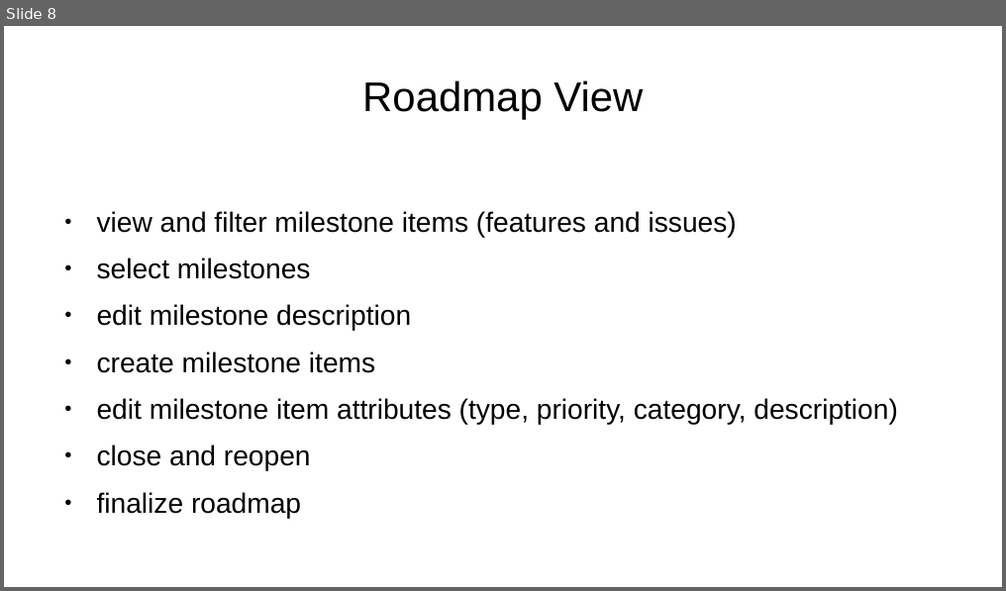
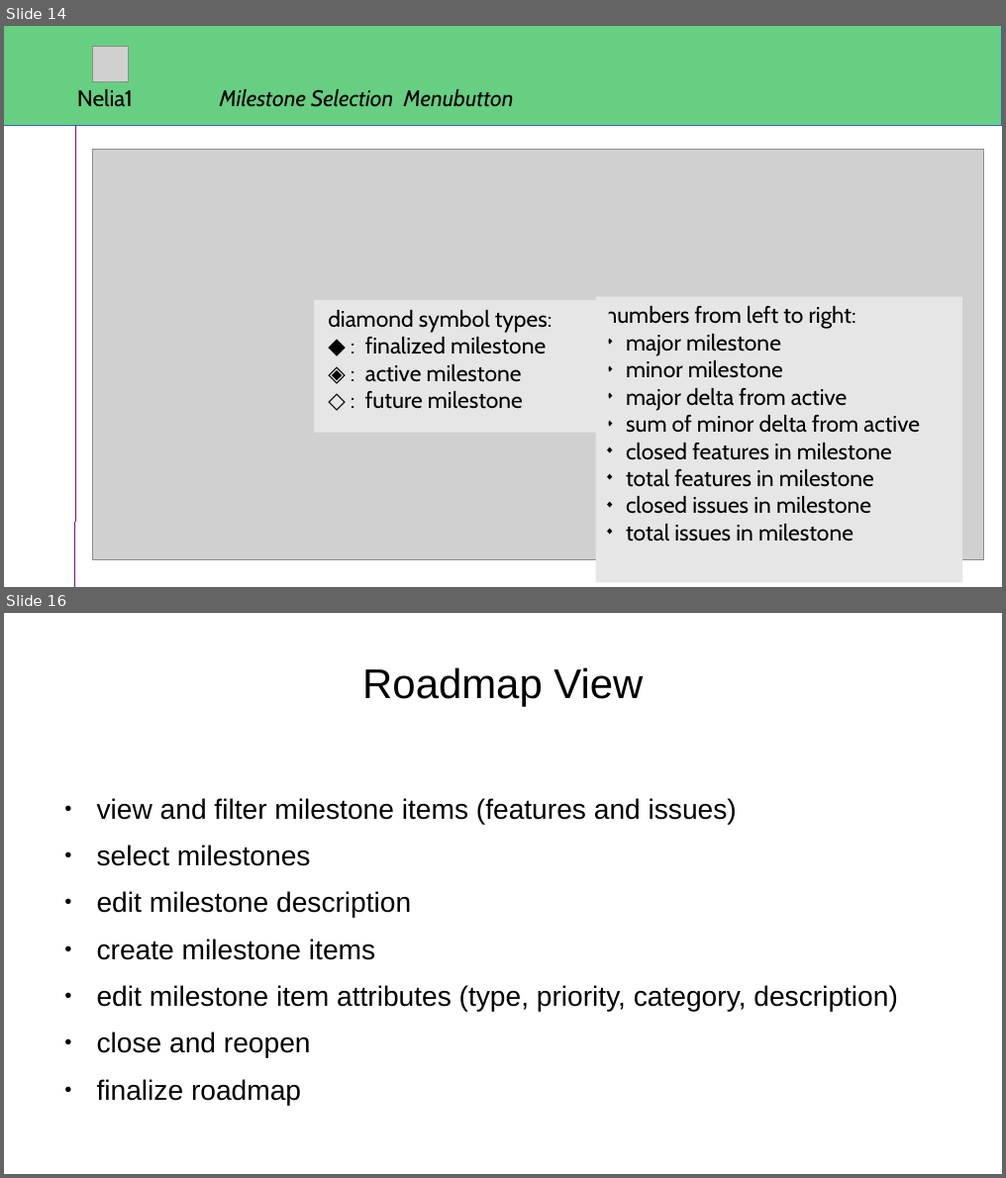
Before and after one commit to skriticos/nelia1, a slide deck: video/nelia1-presentation.odp. Shown one above the other, each under a label of ours: slide 8 before the commit, slides 14 and 16 after it; the slides between them are not shown. The pictures are 1006x591 and 1006x1178 pixels, drawn with LibreOffice and Linux fonts; fonts in the diff are those of the drawing; grey boxes stand for pictures. Boxes give left, top, right and bottom in pixels: in the first picture for what was removed or moved away, otherwise in the second. Text is boxed around its words. In the diff, an @@ line names an element or a change of style, - is before the commit and + after.

```diff
--- a/video/nelia1-presentation.odp
+++ b/video/nelia1-presentation.odp
@@ slide 14 added at <box>4,26,1002,587</box>, background #FFFFFF @@
@@ rectangle added at <box>4,26,1002,126</box>, fill #67CF82, outline #3465AF 0 pt @@
@@ picture added at <box>93,46,128,81</box> @@
@@ text added at <box>77,89,133,107</box>, 18 pt, text #000000 @@
+Nelia1
@@ text added at <box>220,89,514,107</box>, 18 pt, text #000000, italic @@
+Milestone Selection Menubutton
@@ line added from (75, 587) to (75, 126), #74108C 0 pt @@
@@ picture added at <box>93,149,984,561</box> @@
@@ rectangle added at <box>315,300,609,433</box>, fill #E6E6E6, 18 pt, text #000000 @@
+diamond symbol types:
+◆ : finalized milestone
+◈ : active milestone
+◇ : future milestone
@@ rectangle added at <box>596,296,963,583</box>, fill #E6E6E6, 18 pt, text #000000 @@
+numbers from left to right:
+◆ major milestone
+◆ minor milestone
+◆ major delta from active
+◆ sum of minor delta from active
+◆ closed features in milestone
+◆ total features in milestone
+◆ closed issues in milestone
+◆ total issues in milestone
@@ what was slide 8 is now slide 16 @@
```
Also in this commit, not shown: 3 slides changed, 12 other slides added, 5 slides removed.
